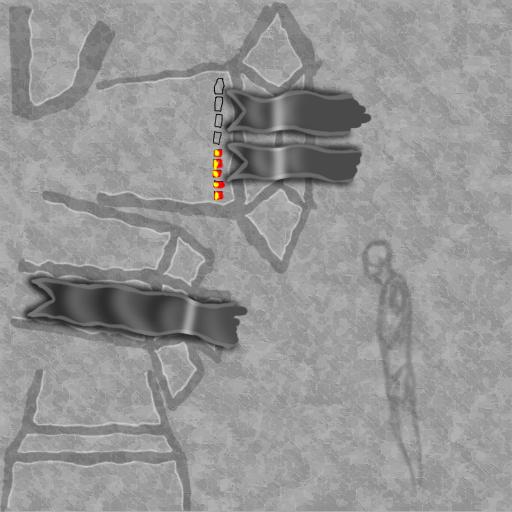
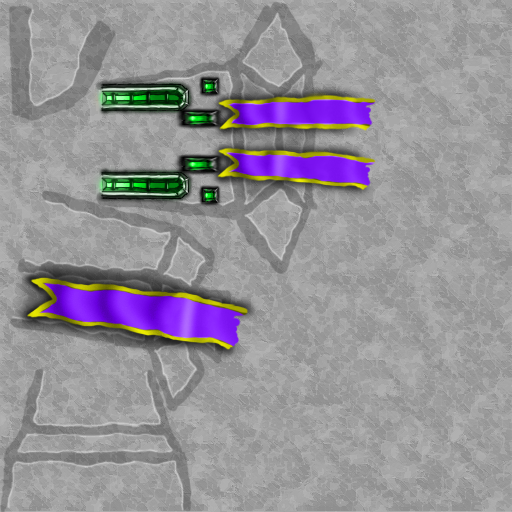
Comparing the layer stacks of the two (512, 512) images. Changes:
added group "Vlajky" with 6 layers above "a kopie 9" over box(12, 71, 418, 402)
added layer "Vrstva 25" (color) in group "Vlajky" over box(15, 86, 388, 358)
added layer "Vrstva 24" (color) in group "Vlajky" over box(12, 71, 418, 402)
"Vrstva 20": opacity 100% → 85%, moved it into group "Vlajky", painted on it over box(169, 73, 323, 362)
removed layer "Vrstva 18 kopie" (was exclusion, 32%) over box(26, 88, 373, 350)
added layer "Vrstva 22" (overlay) in group "Vlajky" over box(14, 91, 389, 355)
moved "Vrstva 18" into group "Vlajky", painted on it over box(26, 75, 376, 350)
moved "Vrstva 19" into group "Vlajky", painted on it over box(12, 71, 378, 362)
removed layer "Vrstva 16" over box(211, 77, 226, 202)
added layer "a kopie 9" (hue) above "b kopie 9" over box(171, 152, 229, 176)
added layer "c kopie 9" above "d kopie 9" over box(176, 155, 222, 203)
added layer "e kopie 9" above "a kopie 8" over box(171, 152, 231, 177)
added layer "a kopie 8" (hue) above "b kopie 8" over box(171, 106, 229, 130)
added layer "c kopie 8" above "d kopie 8" over box(176, 109, 222, 157)
added layer "e kopie 8" above "a kopie 6" over box(171, 106, 231, 131)
added layer "c kopie 6" above "d kopie 6" over box(199, 186, 220, 233)
added layer "c kopie" above "d kopie" over box(199, 77, 220, 125)
added layer "a" (hue) above "b" over box(92, 78, 197, 204)
added layer "b" above "c" over box(92, 78, 195, 204)
added layer "c" above "d" over box(98, 83, 204, 200)
added layer "d" above "e" over box(95, 81, 193, 202)
added layer "e" above "Zaklad" over box(95, 78, 196, 204)
moved "Vrstva 14" into group "Zaklad" over box(12, 71, 307, 362)
moved "Vrstva 15" into group "Zaklad", painted on it over box(12, 71, 425, 494)
…and 8 more changes (8 added)
